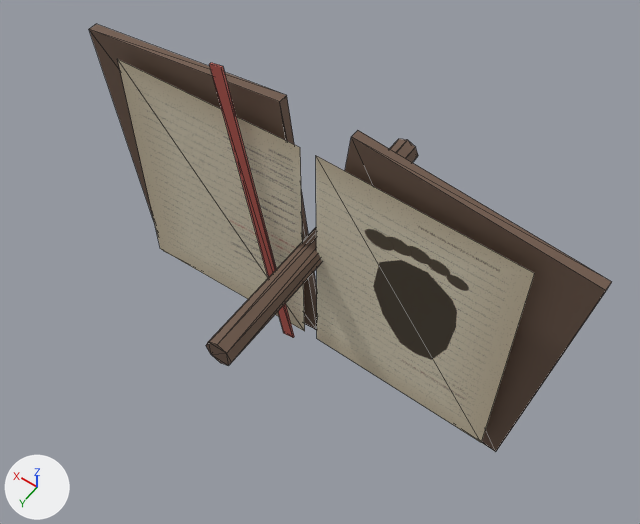
One commit to the glTF model assets/models/prop_field_journal.glb: the scene before it, then after it.
One viewpoint serves both versions: a 50 mm camera at (-0.386, 0.528, 0.815) aimed at (-0.02, 0.014, 0.008). The axes (+X, +Y, +Z) are drawn at lower left. The lights are the same throughout. The picture after the commit comes second. Mesh edges are drawn as thin lines. Vertices at exactly the same position are counted once.

Before the edit, the objects in view are built like this:
```python
me_cube = bpy.data.meshes.new('Cube')
me_cube.from_pydata(...)  # 48 vertices, 68 faces; spans x -0.322..0.322, y -0.205..0.175, z -0.205..0.248
# faces by material slot: [52, 4, 12]
me_cube.materials.append(mat_mat_journalleather)  # brown #6f594b
me_cube.materials.append(mat_mat_journalpaper)  # picture img_prop_doc_field_journal
me_cube.materials.append(mat_mat_bookmarkribbon)  # red #bc5950
ob_prop_fieldjournal = bpy.data.objects.new('Prop_FieldJournal', me_cube)
ob_prop_fieldjournal.location = (0.0, 0.0, 0.0)
```
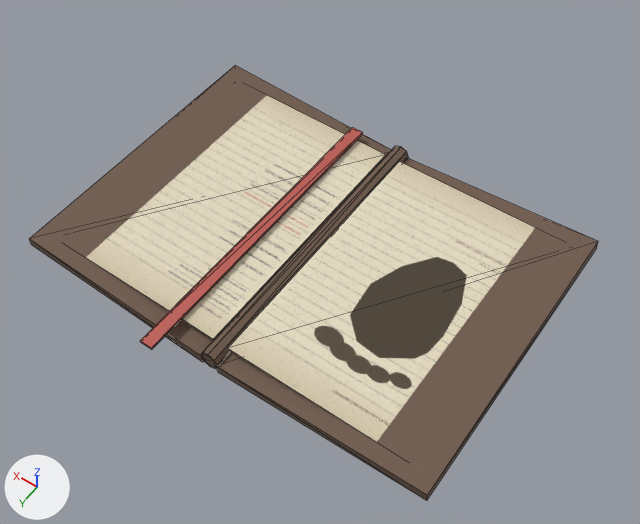
Boxes [x1, y1, x2, y2] around the edits, measured in the pictures (640 x 524 px; the box of a moved part takes in the faces that stretch with it):
'Prop_FieldJournal', reshaped (9% wider)
    before: [89, 24, 612, 452]
    after: [29, 65, 598, 500]
part 1 of me_cube, moved or reshaped
    before: [206, 139, 418, 366]
    after: [201, 146, 408, 369]
part 2 of me_cube, moved or reshaped
    before: [89, 24, 612, 452]
    after: [29, 65, 598, 500]

What the commit changed:
me_cube is used by ob_prop_fieldjournal; location (0.0, 0.0, 0.0).
me_cube had 48 vertices, 68 faces and spanned x -0.322..0.322, y -0.205..0.175, z -0.205..0.248.
me_cube now has 48 vertices, 68 faces and spans x -0.27..0.27, y -0.19..0.22, z -0.008..0.021.
me_cube part 1: the loose piece of 16 vertices spanning x -0.018..0.018, y -0.205..0.175, z -0.018..0.018 is scaled about its middle by (0.667, 1, 0.667), then moved by (0.0, 0.015, 0.006).
me_cube part 2: 32 of 48 vertices moved; they spanned x -0.322..0.322, y -0.016..0.027, z -0.205..0.248 and now span x -0.27..0.27, y -0.19..0.22, z -0.008..0.021; mean shift (0.0, 0.001, 0.002); largest move (0.09, 0.025, 0.248) -> (0.052, -0.18, 0.021).
